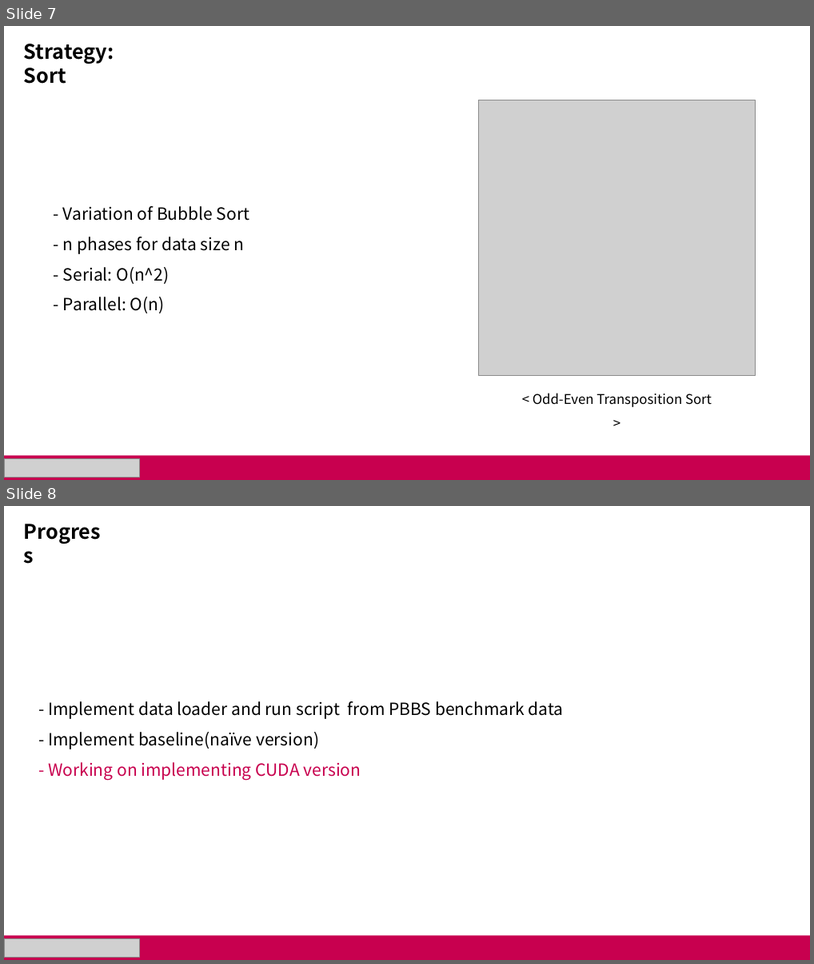
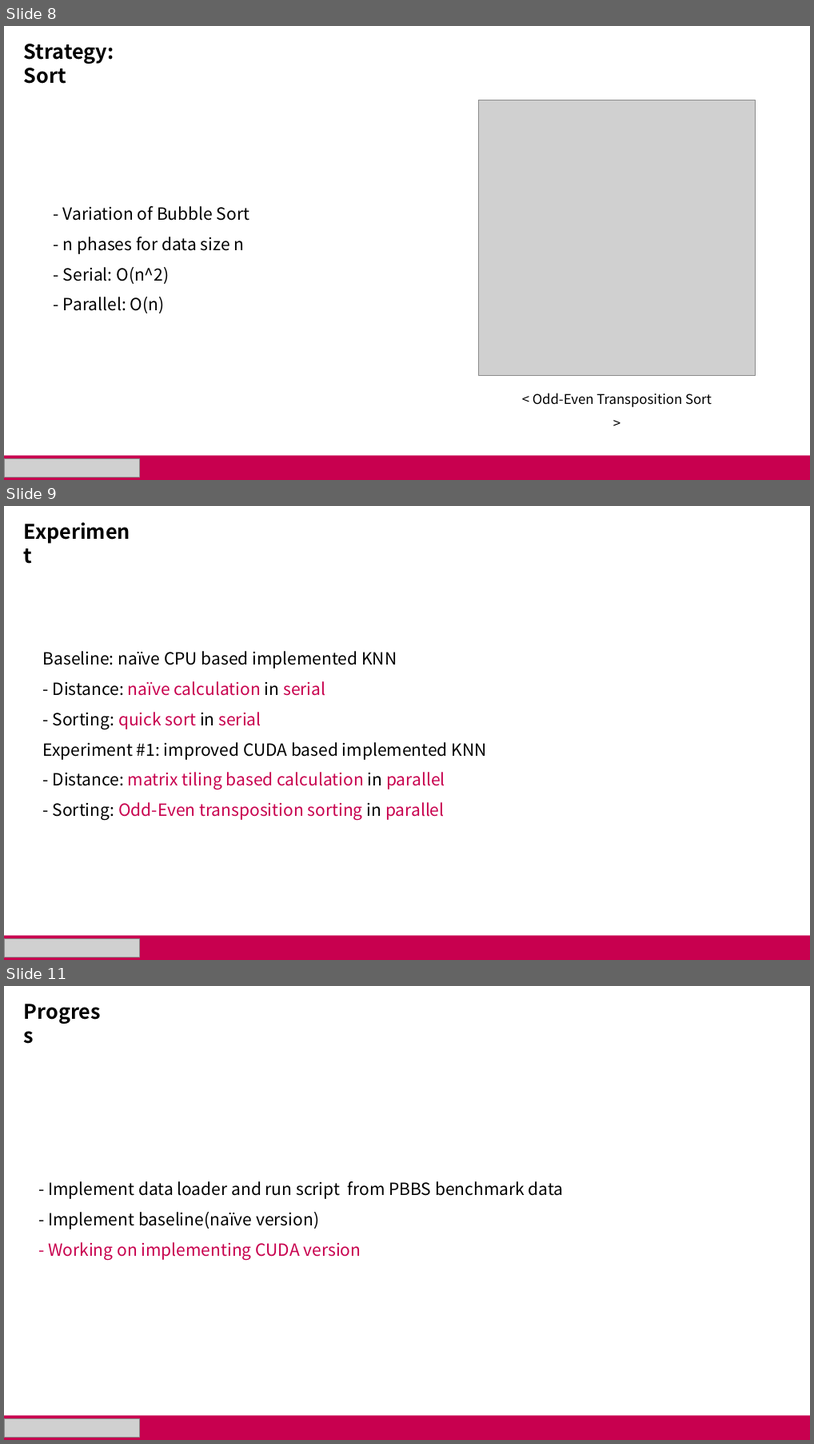
Before and after one commit to minsusun/csed490c-01, a slide deck: Project/presentation.pptx. Shown one above the other, each under a label of ours: slides 7 and 8 before the commit, slides 8, 9 and 11 after it; the slides between them are not shown. The pictures are 814x964 and 814x1444 pixels, drawn with LibreOffice and Linux fonts; fonts in the diff are those of the drawing; grey boxes stand for pictures. Boxes give left, top, right and bottom in pixels: in the first picture for what was removed or moved away, otherwise in the second. Text is boxed around its words. In the diff, an @@ line names an element or a change of style, - is before the commit and + after.

```diff
--- a/Project/presentation.pptx
+++ b/Project/presentation.pptx
@@ slide 9 added at <box>4,506,810,960</box>, background #FFFFFF @@
@@ text added at <box>43,651,487,820</box>, 20 pt, text #000000 @@
+Baseline: naïve CPU based implemented KNN
+- Distance: naïve calculation in serial
+- Sorting: quick sort in serial
+Experiment #1: improved CUDA based implemented KNN
+- Distance: matrix tiling based calculation in parallel
+- Sorting: Odd-Even transposition sorting in parallel
@@ text added at <box>43,743,134,760</box>, 24 pt, text #000000, bold @@
+Experiment
@@ rectangle added at <box>4,936,810,960</box>, fill #C8004F @@
@@ picture added at <box>4,939,139,957</box> @@
@@ what was slide 7 is now slide 8 @@
@@ what was slide 8 is now slide 11 @@
```
Also in this commit, not shown: 2 slides changed, 2 other slides added, 1 other file.
